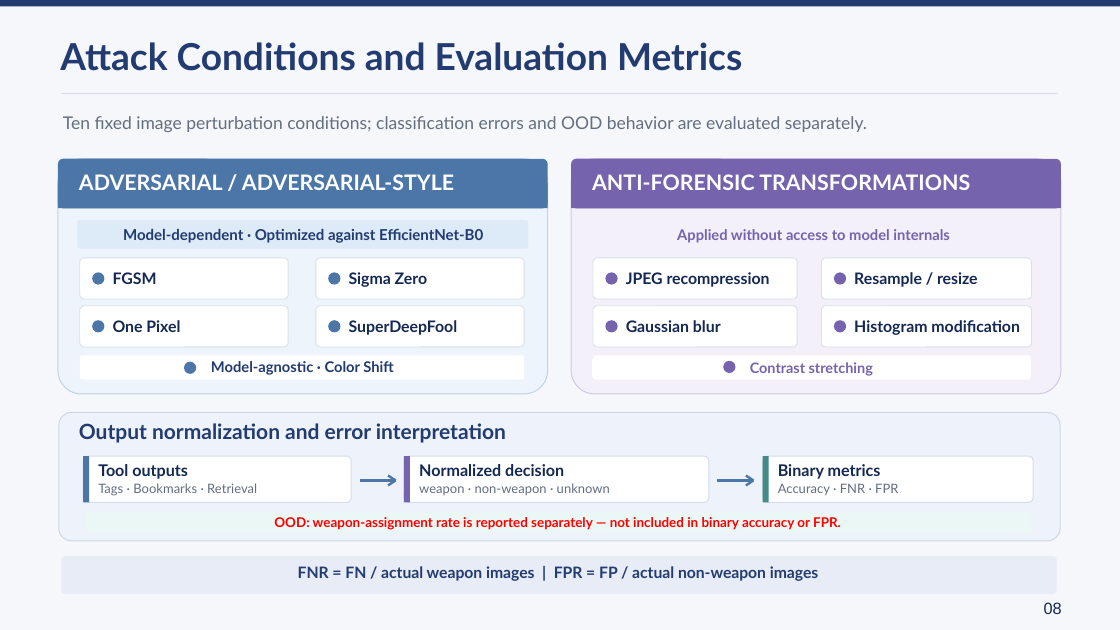
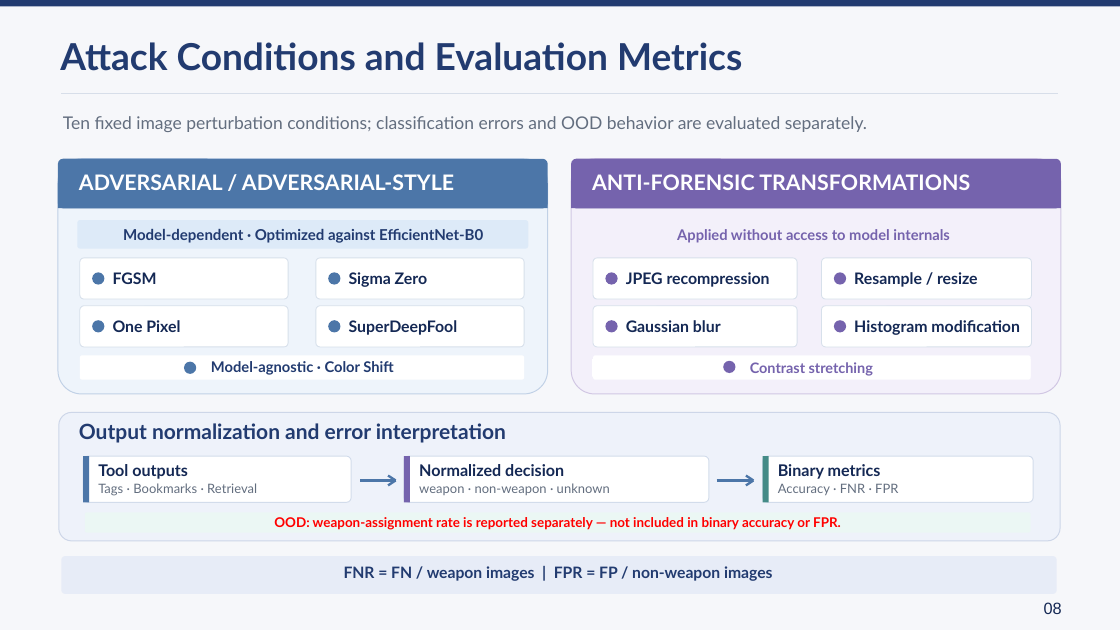
Before and after one commit to lmolinario/Molinario_Thesis_Defense_2026, a slide deck: slide 8 of Molinario_Thesis_Defense_2026.pptx. Drawn at 1120x630 pixels with LibreOffice and Linux fonts; fonts in the diff are those of the drawing. Boxes give left, top, right and bottom in pixels: in the first picture for what was removed or moved away, otherwise in the second. Text is boxed around its words. In the diff, an @@ line names an element or a change of style, - is before the commit and + after.

```diff
--- a/Molinario_Thesis_Defense_2026.pptx
+++ b/Molinario_Thesis_Defense_2026.pptx
@@ text at (344, 566, 772, 581): text changed @@
-FNR = FN / actual weapon images | FPR = FP / actual non-weapon images
+FNR = FN / weapon images | FPR = FP / non-weapon images
```
Also in this commit, not shown: 3 other slides changed, 1 other file.
